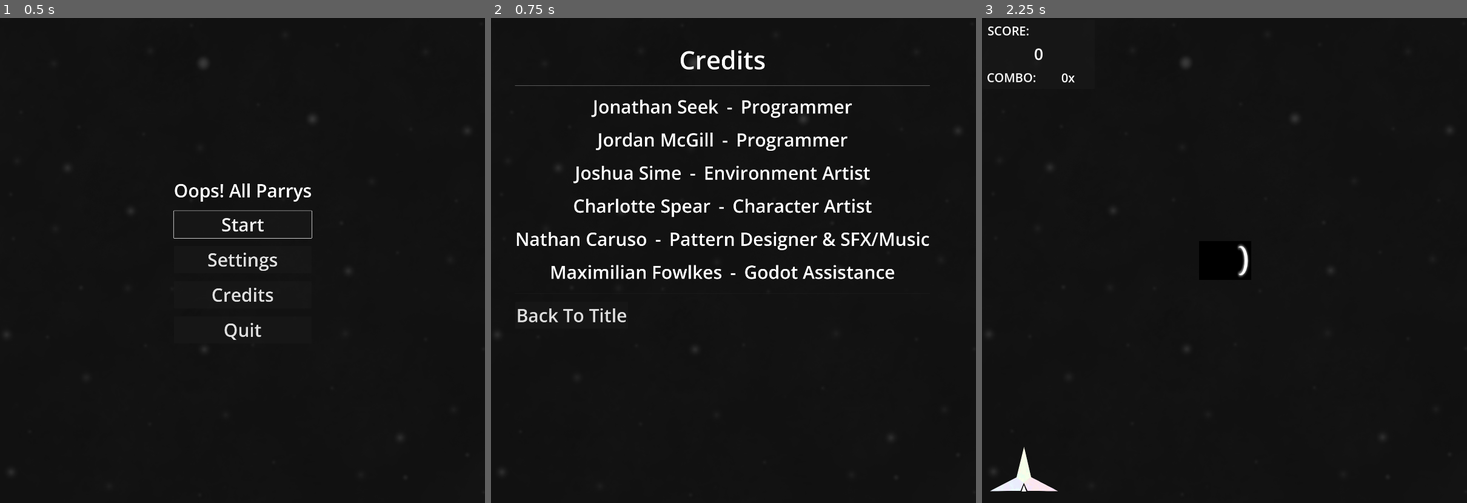
Above: before the commit, frames 1-3 (left to right).
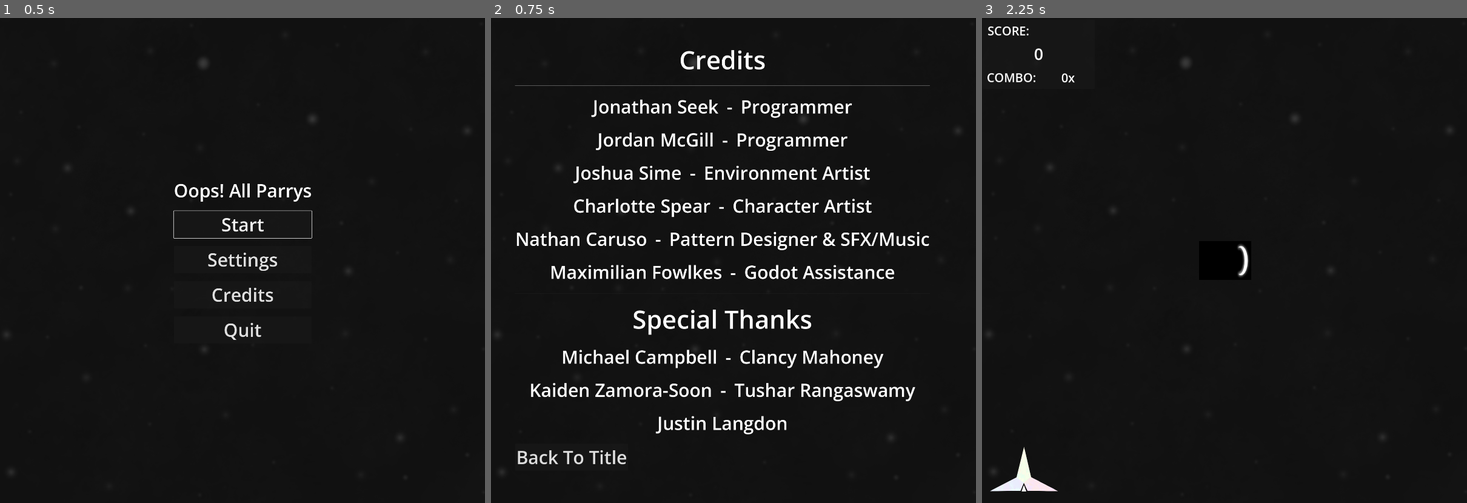
Above: after the commit, the same moments.

Repository: Restra9423/Jamfest-Spring-2026
Game: Godot game, scene res://UI/title.tscn
Same seed, same stepped clock (60 frames per second), same inputs: the game is played once before the commit and once after it. Sound files missing from this copy of the repository are replaced by a short silence.
Inputs:
- Up to frame 1 (0.5 s): no input
- Up to frame 2 (0.75 s): click "Credits" at 0.5 s
- Up to frame 3 (2.25 s): click "Back To Title" at 1.25 s; click "Start" at 2 s

Frame 1 is identical in both runs. In frame 2, 3.0% of the frame differs, in the area x 5-88%, y 59-93%; in frame 3, nothing differs.

Commit message:
special thanks

Diff:
--- a/UI/credits.tscn
+++ b/UI/credits.tscn
@@ -129,6 +129,49 @@
 [node name="HSeparator2" type="HSeparator" parent="VBoxContainer" unique_id=1739131903]
 layout_mode = 2
 
+[node name="Label2" type="Label" parent="VBoxContainer" unique_id=470211728]
+layout_mode = 2
+theme_override_font_sizes/font_size = 100
+text = "Special Thanks"
+horizontal_alignment = 1
+
+[node name="HBoxContainer" type="HBoxContainer" parent="VBoxContainer" unique_id=549421066]
+layout_mode = 2
+alignment = 1
+
+[node name="name" type="Label" parent="VBoxContainer/HBoxContainer" unique_id=1059365121]
+layout_mode = 2
+text = "Michael Campbell"
+
+[node name="separator" type="Label" parent="VBoxContainer/HBoxContainer" unique_id=1955798367]
+layout_mode = 2
+text = "-"
+
+[node name="role" type="Label" parent="VBoxContainer/HBoxContainer" unique_id=1803642664]
+layout_mode = 2
+text = "Clancy Mahoney"
+
+[node name="HBoxContainer2" type="HBoxContainer" parent="VBoxContainer" unique_id=1025542496]
+layout_mode = 2
+alignment = 1
+
+[node name="name" type="Label" parent="VBoxContainer/HBoxContainer2" unique_id=645430101]
+layout_mode = 2
+text = "Kaiden Zamora-Soon"
+
+[node name="separator" type="Label" parent="VBoxContainer/HBoxContainer2" unique_id=1227979168]
+layout_mode = 2
+text = "-"
+
+[node name="role" type="Label" parent="VBoxContainer/HBoxContainer2" unique_id=1931155506]
+layout_mode = 2
+text = "Tushar Rangaswamy"
+
+[node name="name2" type="Label" parent="VBoxContainer" unique_id=369111765]
+layout_mode = 2
+text = "Justin Langdon"
+horizontal_alignment = 1
+
 [node name="backButton" type="Button" parent="VBoxContainer" unique_id=57105475]
 layout_mode = 2
 size_flags_horizontal = 0
